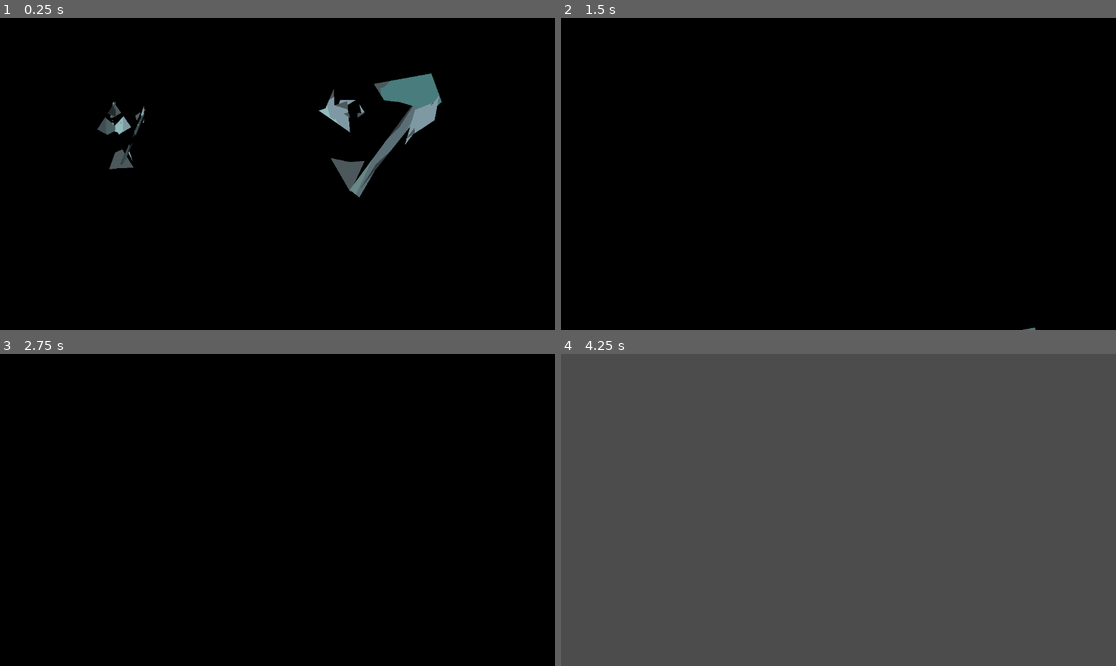
Above: before the commit, frames 1-4 (two rows, left to right).
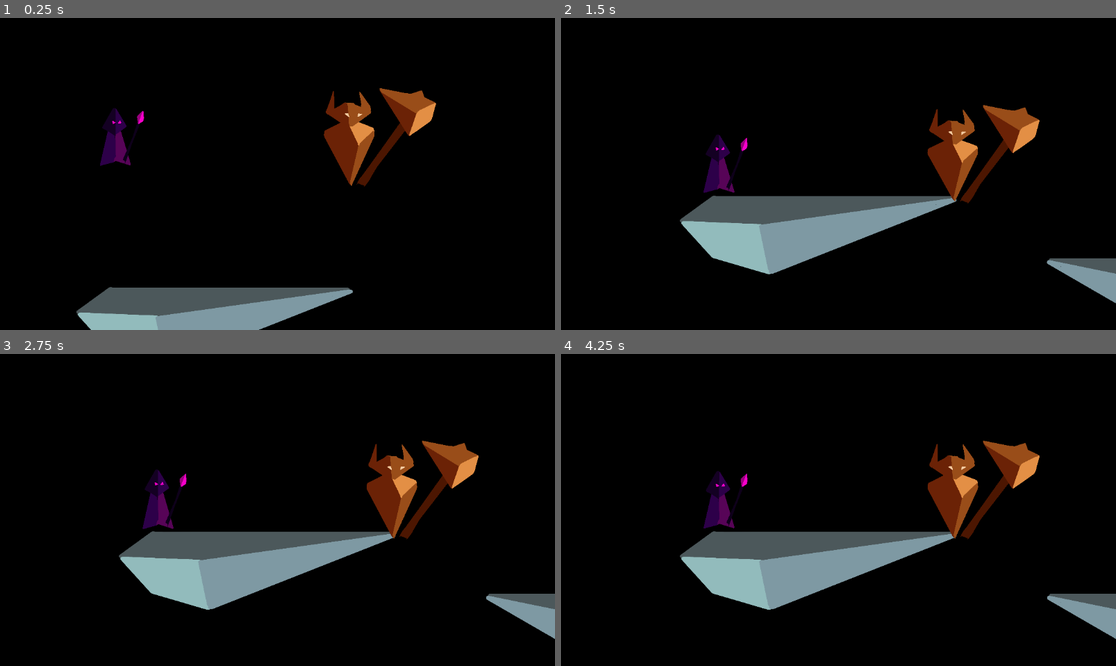
Above: after the commit, the same moments.

Repository: AthertonRoamer/GMTKPrep25
Game: Godot game, scene res://game/game.tscn
Two runs of this game, one before a commit and one after it. Both use one fixed random seed, a clock stepped at 60 frames per second and the inputs below. This scene is started directly instead of the project's main scene. The engine's default icon, where the game draws it, is replaced by a stand-in: a white triangle on a blue panel in a dark square.
Inputs:
- Up to frame 1 (0.25 s): no input
- Up to frame 2 (1.5 s): hold Shift (dash) 0.53-1.28 s; hold D (walk_right) from 0.53 s (still down); tap Space (jump) at 0.77 s; tap Shift (dash) at 1.35 s
- Up to frame 3 (2.75 s): tap Space (jump) at 1.52 s; release D (walk_right) at 2.03 s; hold A (walk_left) from 2.03 s (still down); hold Shift (dash) from 2.03 s (still down)
- Up to frame 4 (4.25 s): tap Enter at 2.75 s; release A (walk_left) at 2.78 s; release Shift (dash) at 2.78 s; hold D (walk_right) from 2.78 s (still down); tap Shift (dash) at 2.85 s; tap Space (jump) at 3.02, 3.5, 3.77 s; hold Shift (dash) from 3.53 s (still down)

The runs differ from the first frame. In frame 1, 10% of the frame differs, in the area x 13-80%, y 17-100%; in frame 2, 12%; in frame 3, 12%; in frame 4, 97%, in the area x 0-100%, y 0-100%.

Commit message:
Revert "Merge pull request #10 from AthertonRoamer/sam"
This reverts commit d01e7efc83841ff84feaa4cdbbe0aa77b8ac98ac, reversing
changes made to ff9107de0170b43f4c0e048dd91f6e44ecc66205.

Diff:
--- a/gmtkprep25/art/hammer.tscn
+++ b/gmtkprep25/art/hammer.tscn
@@ -1,6 +1,6 @@
 [gd_scene load_steps=12 format=3 uid="uid://d4gheop4cx2fy"]
 
-[ext_resource type="Texture2D" uid="uid://b4e11f4y0m10k" path="res://art/map_art.png" id="1_63pn6"]
+[ext_resource type="Texture2D" uid="uid://c1d4mdvmxqvao" path="res://art/gmtk25_art2.png" id="1_63pn6"]
 [ext_resource type="Script" uid="uid://cgthdykad3xuq" path="res://art/hammer.gd" id="1_qx2d8"]
 
 [sub_resource type="Animation" id="Animation_j8yxk"]
--- a/gmtkprep25/art/wizard_art.tscn
+++ b/gmtkprep25/art/wizard_art.tscn
@@ -1,6 +1,6 @@
 [gd_scene load_steps=2 format=3 uid="uid://bifokxpmfurvc"]
 
-[ext_resource type="Texture2D" uid="uid://b4e11f4y0m10k" path="res://art/map_art.png" id="1_fqrr0"]
+[ext_resource type="Texture2D" uid="uid://c1d4mdvmxqvao" path="res://art/gmtk25_art2.png" id="1_fqrr0"]
 
 [node name="wizard_art" type="Node2D"]
 
--- a/gmtkprep25/maps/platforms/platform1.tscn
+++ /dev/null
@@ -1,16 +0,0 @@
-[gd_scene load_steps=2 format=3 uid="uid://b53m3wg78k53t"]
-
-[ext_resource type="Texture2D" uid="uid://b4e11f4y0m10k" path="res://art/map_art.png" id="1_d88yl"]
-
-[node name="platform1" type="StaticBody2D"]
-
-[node name="Polygon2D" type="Polygon2D" parent="."]
-position = Vector2(1, -3)
-offset = Vector2(-1050, -939)
-texture = ExtResource("1_d88yl")
-polygon = PackedVector2Array(363.231, 657.746, 179.432, 832.355, 583.79, 1346.99, 1489, 1337.8, 2288.53, 823.165, 2104.73, 639.366)
-uv = PackedVector2Array(363.231, 657.746, 179.432, 832.355, 583.79, 1346.99, 1489, 1337.8, 2288.53, 823.165, 2104.73, 639.366)
-
-[node name="CollisionPolygon2D" type="CollisionPolygon2D" parent="."]
-visible = false
-polygon = PackedVector2Array(-686, -226, 1041, -252, 1168, -125, 1158, -86, 349, 365, -427, 352, -816, -102)
--- /dev/null
+++ b/gmtkprep25/maps/platforms/platform_01.tscn
@@ -0,0 +1,46 @@
+[gd_scene load_steps=2 format=3 uid="uid://cumqqkee8lgow"]
+
+[ext_resource type="Texture2D" uid="uid://ckhkrt180he6v" path="res://art/gmtk25_art.png" id="1_5xrkt"]
+
+[node name="platform_01" type="StaticBody2D"]
+
+[node name="rock1" type="Polygon2D" parent="."]
+texture_filter = 1
+position = Vector2(141, 103)
+offset = Vector2(-470, -440)
+texture = ExtResource("1_5xrkt")
+polygon = PackedVector2Array(262, 267, 661, 271, 865.108, 471.439, 850.936, 533.443, 447.019, 772.604, -15.3581, 459.038)
+uv = PackedVector2Array(423.989, 120.67, 664.922, 198.618, 865.108, 471.439, 850.936, 533.443, 447.019, 772.604, -15.3581, 459.038)
+
+[node name="rock2" type="Polygon2D" parent="."]
+texture_filter = 1
+position = Vector2(771, 186)
+offset = Vector2(-470, -440)
+texture = ExtResource("1_5xrkt")
+polygon = PackedVector2Array(303, 201, 664.922, 198.618, 865.108, 471.439, 850.936, 533.443, 216, 534, 403, 392)
+uv = PackedVector2Array(423.989, 120.67, 664.922, 198.618, 865.108, 471.439, 850.936, 533.443, 447.019, 772.604, -15.3581, 459.038)
+
+[node name="rock3" type="Polygon2D" parent="."]
+texture_filter = 1
+position = Vector2(1144, 17)
+rotation = 0.765932
+offset = Vector2(-1069.51, -413.039)
+texture = ExtResource("1_5xrkt")
+polygon = PackedVector2Array(1116.84, 280.781, 980.858, 322.416, 859.558, 530.681, 1269.83, 589.852, 1264.18, 452.678)
+uv = PackedVector2Array(1116.84, 280.781, 908.112, 371.641, 861.455, 506.703, 1163.5, 514.07, 1264.18, 452.678)
+
+[node name="rock4" type="Polygon2D" parent="."]
+texture_filter = 1
+position = Vector2(501, 46)
+offset = Vector2(-470, -440)
+texture = ExtResource("1_5xrkt")
+polygon = PackedVector2Array(284, 328, 638, 328, 786, 552, 770, 582, 548, 692, 107, 537)
+uv = PackedVector2Array(423.989, 120.67, 664.922, 198.618, 865.108, 471.439, 850.936, 533.443, 447.019, 772.604, -15.3581, 459.038)
+
+[node name="rock5" type="Polygon2D" parent="."]
+texture_filter = 1
+position = Vector2(1318, 87)
+offset = Vector2(-470, -440)
+texture = ExtResource("1_5xrkt")
+polygon = PackedVector2Array(284, 328, 638, 328, 786, 552, 770, 582, 548, 692, 267, 585)
+uv = PackedVector2Array(423.989, 120.67, 664.922, 198.618, 865.108, 471.439, 850.936, 533.443, 447.019, 772.604, -15.3581, 459.038)
--- /dev/null
+++ b/gmtkprep25/maps/platforms/platform_02.tscn
@@ -0,0 +1,16 @@
+[gd_scene load_steps=2 format=3 uid="uid://dor6iks60feuh"]
+
+[ext_resource type="Texture2D" uid="uid://c1d4mdvmxqvao" path="res://art/gmtk25_art2.png" id="1_fdeh4"]
+
+[node name="Platform02" type="StaticBody2D"]
+
+[node name="Polygon2D" type="Polygon2D" parent="."]
+position = Vector2(-1, 1)
+offset = Vector2(-2793, -512)
+texture = ExtResource("1_fdeh4")
+polygon = PackedVector2Array(2437.34, 130.518, 2189.67, 443.895, 2422.18, 863.417, 2803, 984, 3994.12, 216.444)
+uv = PackedVector2Array(2437.34, 130.518, 2189.67, 443.895, 2422.18, 863.417, 2811.37, 969.561, 3994.12, 216.444)
+
+[node name="CollisionPolygon2D" type="CollisionPolygon2D" parent="."]
+visible = false
+polygon = PackedVector2Array(-365, -259, 947, -248, 964, -214, -58, 401, -379, 269, -555, -48)
--- /dev/null
+++ b/gmtkprep25/maps/platforms/platform_03.tscn
@@ -0,0 +1,12 @@
+[gd_scene load_steps=2 format=3 uid="uid://baqwbdrnpl4ik"]
+
+[ext_resource type="Texture2D" uid="uid://c1d4mdvmxqvao" path="res://art/gmtk25_art2.png" id="1_1xyog"]
+
+[node name="Platform03" type="StaticBody2D"]
+
+[node name="Polygon2D" type="Polygon2D" parent="."]
+position = Vector2(-3, 5)
+offset = Vector2(-4200, -839)
+texture = ExtResource("1_1xyog")
+polygon = PackedVector2Array(3574.65, 540.55, 3460.45, 784.178, 3666.01, 1035.42, 5089.71, 1233.37, 4952.67, 494.869)
+uv = PackedVector2Array(3574.65, 540.55, 3460.45, 784.178, 3666.01, 1035.42, 5082.1, 1225.75, 4952.67, 494.869)
--- a/gmtkprep25/maps/platforms/platform_2.tscn
+++ /dev/null
@@ -1,15 +0,0 @@
-[gd_scene load_steps=2 format=3 uid="uid://y2j76m7vng7a"]
-
-[ext_resource type="Texture2D" uid="uid://b4e11f4y0m10k" path="res://art/map_art.png" id="1_vnre4"]
-
-[node name="platform2" type="StaticBody2D"]
-
-[node name="Polygon2D" type="Polygon2D" parent="."]
-position = Vector2(35, -56)
-offset = Vector2(-2262, -4359)
-texture = ExtResource("1_vnre4")
-polygon = PackedVector2Array(420.25, 3788.28, -44.5586, 4551.05, 1707.41, 5409.16, 4353.25, 5146.96, 5545.07, 4443.78, 5032.59, 3549.92)
-uv = PackedVector2Array(420.25, 3788.28, -44.5586, 4551.05, 1707.41, 5409.16, 4353.25, 5146.96, 5545.07, 4443.78, 5032.59, 3549.92)
-
-[node name="CollisionPolygon2D" type="CollisionPolygon2D" parent="."]
-polygon = PackedVector2Array(-1674, -520, -1768, -62, -1439, 267, -941, 449, 95, 550, 1757, 220, 1770, 173, 2504, -251, 2288, -533)
--- a/gmtkprep25/maps/test_map.tscn
+++ b/gmtkprep25/maps/test_map.tscn
@@ -1,5 +1,6 @@
-[gd_scene load_steps=3 format=3 uid="uid://n723ru2gtx5i"]
+[gd_scene load_steps=4 format=3 uid="uid://n723ru2gtx5i"]
 
+[ext_resource type="PackedScene" uid="uid://dor6iks60feuh" path="res://maps/platforms/platform_02.tscn" id="1_b71ab"]
 [ext_resource type="Script" uid="uid://b60ur2mhqmr8s" path="res://maps/map.gd" id="1_pwco0"]
 
 [sub_resource type="Environment" id="Environment_42yok"]
@@ -8,6 +9,18 @@
 
 [node name="test_map" type="Node2D"]
 script = ExtResource("1_pwco0")
+
+[node name="Spawn1" type="Node2D" parent="."]
+position = Vector2(2384, 204)
+
+[node name="Spawn2" type="Node2D" parent="."]
+position = Vector2(280, 267)
+
+[node name="Spawn3" type="Node2D" parent="."]
+position = Vector2(926, 416)
+
+[node name="Spawn4" type="Node2D" parent="."]
+position = Vector2(1860, 199)
 
 [node name="graphics" type="Node2D" parent="."]
 
@@ -21,16 +34,14 @@
 offset_bottom = 15874.0
 color = Color(0.0295066, 0.0295066, 0.0295066, 1)
 
-[node name="spawns" type="Node2D" parent="."]
+[node name="Platform02" parent="." instance=ExtResource("1_b71ab")]
+position = Vector2(129, 411)
+scale = Vector2(0.380546, 0.248097)
 
-[node name="Spawn1" type="Node2D" parent="spawns"]
-position = Vector2(2384, 204)
+[node name="Platform03" parent="." instance=ExtResource("1_b71ab")]
+position = Vector2(932, 540)
+scale = Vector2(-0.259453, 0.248097)
 
-[node name="Spawn2" type="Node2D" parent="spawns"]
-position = Vector2(280, 267)
-
-[node name="Spawn3" type="Node2D" parent="spawns"]
-position = Vector2(926, 416)
-
-[node name="Spawn4" type="Node2D" parent="spawns"]
-position = Vector2(1860, 199)
+[node name="Platform04" parent="." instance=ExtResource("1_b71ab")]
+position = Vector2(2842, 433)
+scale = Vector2(-1.87502, 0.432347)
--- a/gmtkprep25/player/wizard/wizard.tscn
+++ b/gmtkprep25/player/wizard/wizard.tscn
@@ -1,7 +1,7 @@
 [gd_scene load_steps=11 format=3 uid="uid://bv7mmxv5oflqa"]
 
-[ext_resource type="Script" path="res://wizard.gd" id="1_nqr4n"]
-[ext_resource type="Texture2D" uid="uid://b4e11f4y0m10k" path="res://art/map_art.png" id="2_x548p"]
+[ext_resource type="Script" uid="uid://rq1uknbocc74" path="res://wizard.gd" id="1_nqr4n"]
+[ext_resource type="Texture2D" uid="uid://c1d4mdvmxqvao" path="res://art/gmtk25_art2.png" id="2_x548p"]
 
 [sub_resource type="CapsuleShape2D" id="CapsuleShape2D_x548p"]
 radius = 31.0
Binary file added: gmtkprep25/art/gmtk25_art2.png
Not shown, changed: gmtkprep25/art/gmtk25_art2.png.import
Renamed: gmtkprep25/art/map_art.png -> gmtkprep25/player/test_player/gmtk25_art2.png
Not shown, added: gmtkprep25/player/test_player/gmtk25_art2.png.import
